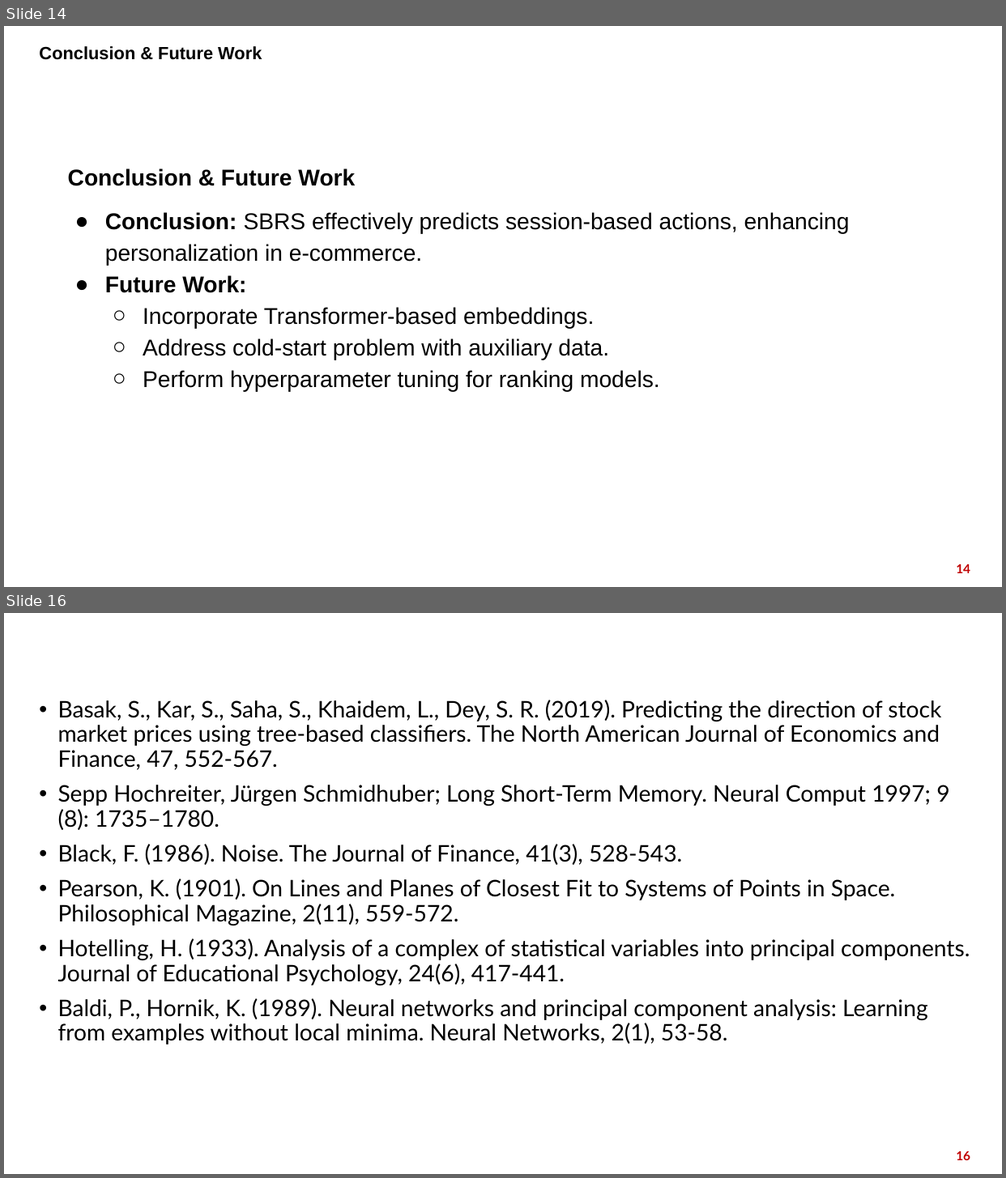
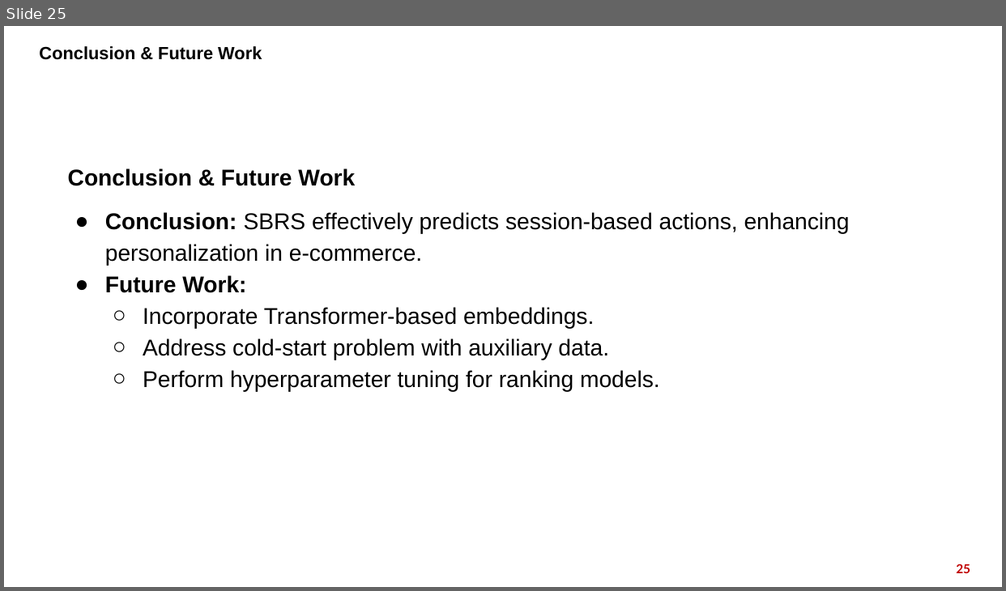
Before and after one commit to DoanNgocCuong/BasicTasksLearning_RecommenderSystem, a slide deck: report_slide/OTTO_WebMining.pptx. Shown one above the other, each under a label of ours: slides 14 and 16 before the commit, slide 25 after it; the slides between them are not shown. The pictures are 1006x1178 and 1006x591 pixels, drawn with LibreOffice and Linux fonts; fonts in the diff are those of the drawing; background and template pictures are left out. Boxes give left, top, right and bottom in pixels: in the first picture for what was removed or moved away, otherwise in the second. Text is boxed around its words. In the diff, an @@ line names an element or a change of style, - is before the commit and + after.

```diff
--- a/report_slide/OTTO_WebMining.pptx
+++ b/report_slide/OTTO_WebMining.pptx
@@ slide 16 removed at box(4, 613, 1002, 1174), background picture (left out) @@
@@ title removed at box(32, 622, 974, 658) @@
-REFERENCES
@@ text removed at box(58, 700, 970, 1045) @@
-• Basak, S., Kar, S., Saha, S., Khaidem, L., Dey, S. R. (2019). Predicting the direction of stock market prices using tree-based classifiers. The North American Journal of Economics and Finance, 47, 552-567.
-• Sepp Hochreiter, Jürgen Schmidhuber; Long Short-Term Memory. Neural Comput 1997; 9 (8): 1735–1780.
-• Black, F. (1986). Noise. The Journal of Finance, 41(3), 528-543.
-• Pearson, K. (1901). On Lines and Planes of Closest Fit to Systems of Points in Space. Philosophical Magazine, 2(11), 559-572.
-• Hotelling, H. (1933). Analysis of a complex of statistical variables into principal components. Journal of Educational Psychology, 24(6), 417-441.
-• Baldi, P., Hornik, K. (1989). Neural networks and principal component analysis: Learning from examples without local minima. Neural Networks, 2(1), 53-58.
@@ page number removed at box(956, 1152, 970, 1161) @@
-16
@@ what was slide 14 is now slide 25 @@
@@ page number at box(956, 564, 970, 574): text changed @@
-14
+25
```
Also in this commit, not shown: 4 slides changed, 17 slides added, 5 other slides removed, 1 other file.
